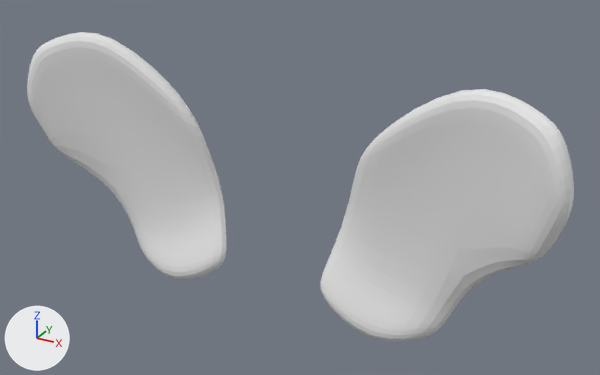
The Blender file blender/parts_ear_c7_elephant.blend: old version first, new version second.
Camera for both pictures: a camera (50 mm lens) standing at (86.6, -148.5, 81.7) and looking at (5.4, -0.8, 7.9). The axes (+X, +Y, +Z) are drawn at lower left. The lights are the same throughout.

The first picture shows '立方体', '立方体.001'.
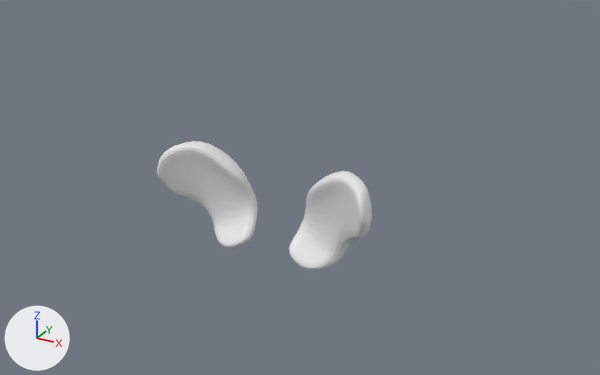
What differs and where, as boxes [x1, y1, x2, y2] in the pictures (600 x 375 px):
'立方体', moved, rescaled (67% narrower, 61% shorter)
    before: [320, 89, 574, 342]
    after: [289, 171, 372, 270]
'立方体.001', moved, rescaled (49% narrower, 57% shorter)
    before: [27, 32, 227, 280]
    after: [157, 141, 258, 248]

The change, as a list of edits to the scene's bpy script:
```text
Change ob_立方体:
    ob_立方体.location: (32.2, 1.8, 0.0) -> (12.7, 1.8, 0.0)
    ob_立方体.scale: (10.3, 3.08, 17.5) -> (4.16, 3.08, 7.22)
Change ob_立方体_001:
    ob_立方体_001.location: (-33.0, 1.8, 0.0) -> (-13.6, 1.8, 0.0)
    ob_立方体_001.scale: (-10.3, 3.08, 17.5) -> (-4.16, 3.08, 7.22)
```
